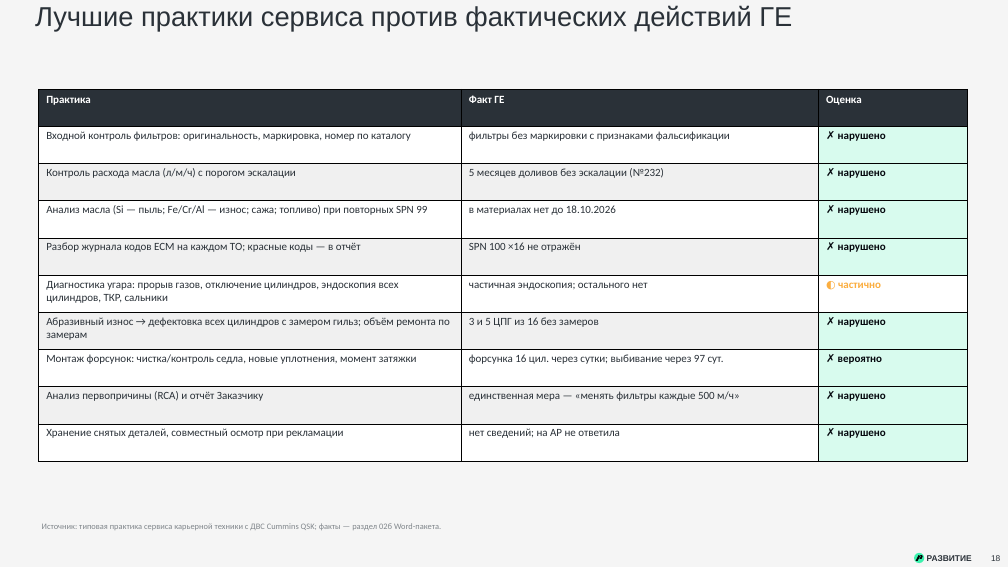
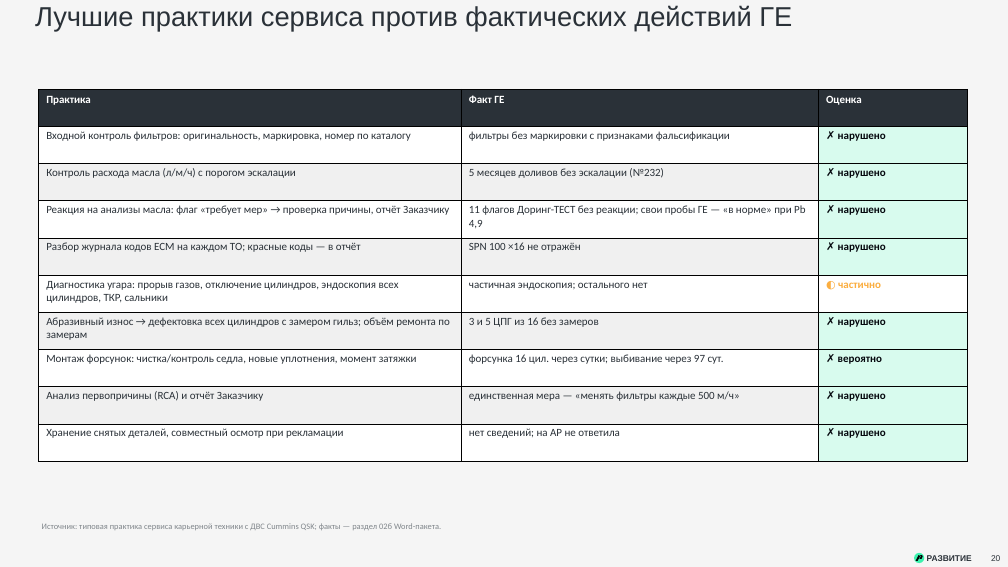
Before and after one commit to victorekuznetsov/Claim_-, a slide deck: slide 20 of Претензия ГЕ — ДВС NTE240/Презентация — претензия ГЕ по ДВС NTE240.pptx (slide 18 before the commit). Drawn at 1008x567 pixels with LibreOffice and Linux fonts; fonts in the diff are those of the drawing. Boxes give left, top, right and bottom in pixels: in the first picture for what was removed or moved away, otherwise in the second. Text is boxed around its words. In the diff, an @@ line names an element or a change of style, - is before the commit and + after.

```diff
--- a/Претензия ГЕ — ДВС NTE240/Презентация — претензия ГЕ по ДВС NTE240.pptx
+++ b/Претензия ГЕ — ДВС NTE240/Презентация — претензия ГЕ по ДВС NTE240.pptx
@@ table at (39, 89, 967, 461) @@
-row 4, column 1: Анализ масла (Si — пыль; Fe/Cr/Al — износ; сажа; топливо) при повторных SPN 99
+row 4, column 1: Реакция на анализы масла: флаг «требует мер» → проверка причины, отчёт Заказчику
-row 4, column 2: в материалах нет до 18.10.2026
+row 4, column 2: 11 флагов Доринг-ТЕСТ без реакции; свои пробы ГЕ — «в норме» при Pb 4,9
```
Also in this commit, not shown: 6 other slides changed, 2 slides added, 3 other files.
